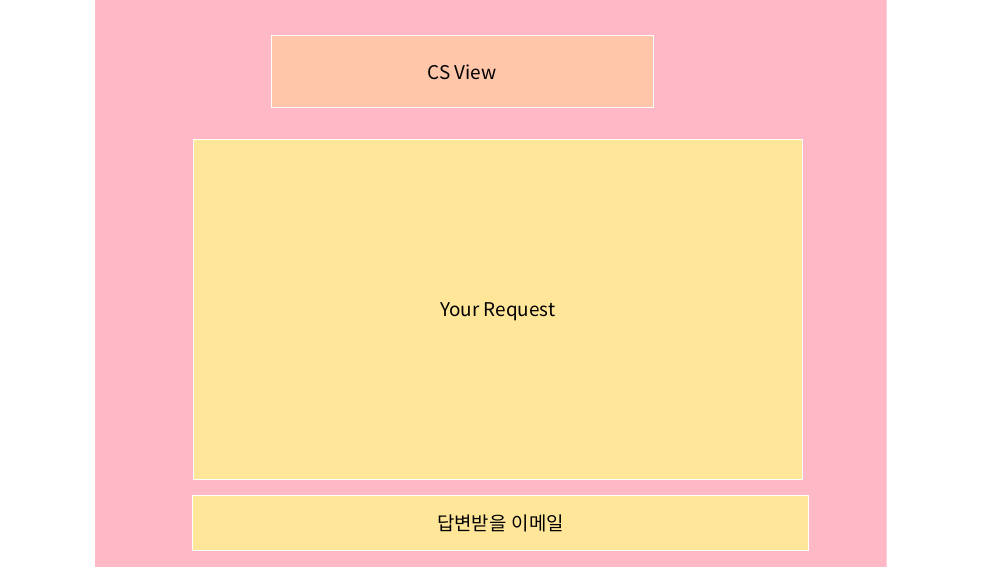
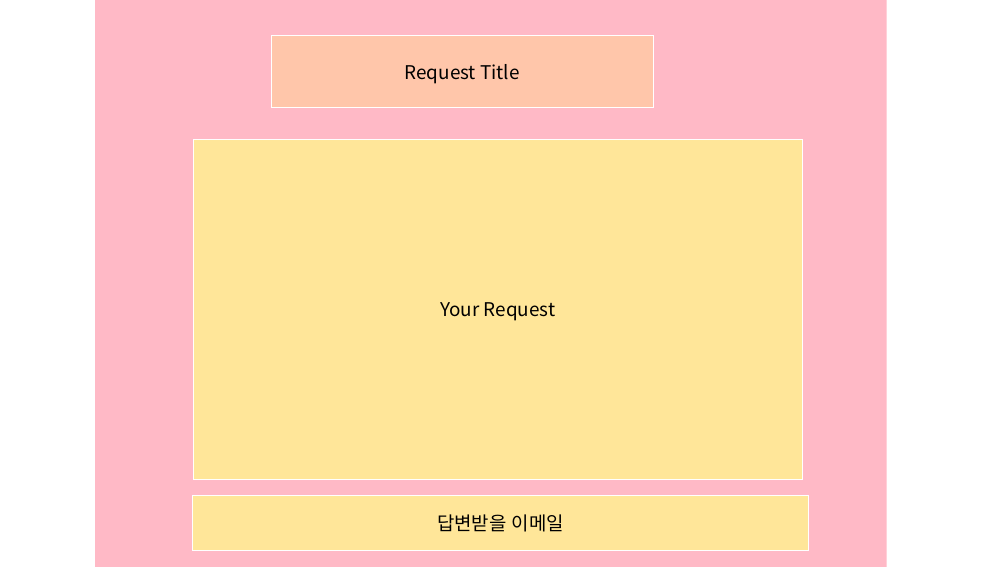
Before and after one commit to lectykim/sreview, a slide deck: slide 17 of hi/view powerpoint.pptx. Drawn at 1008x567 pixels with LibreOffice and Linux fonts; fonts in the diff are those of the drawing. Boxes give left, top, right and bottom in pixels: in the first picture for what was removed or moved away, otherwise in the second. Text is boxed around its words. In the diff, an @@ line names an element or a change of style, - is before the commit and + after.

```diff
--- a/hi/view powerpoint.pptx
+++ b/hi/view powerpoint.pptx
@@ text in rectangle at [405,64,519,84]: text changed @@
-CS View
+Request Title
```
Also in this commit, not shown: 1 slide added, 3 other files.
